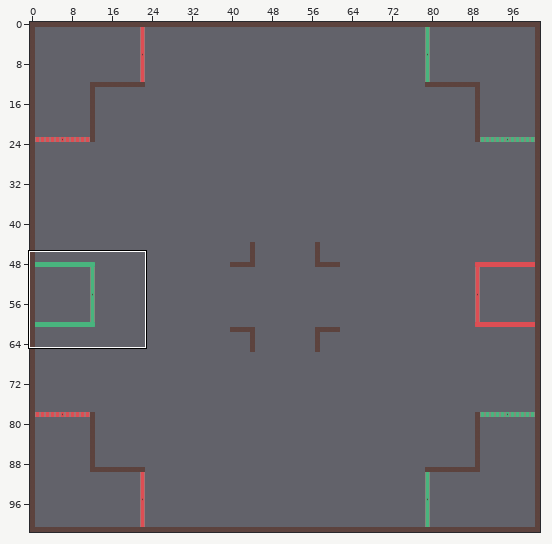
A Tiled map gets an edit: src/Game/Map/arena.tmx. Above, an overview of the earlier version with the close-up marked.
Close-up. First the earlier version:
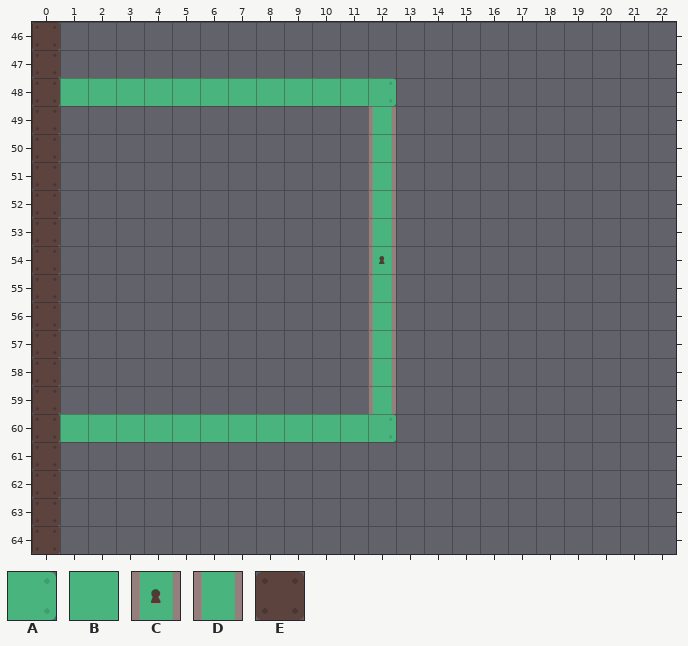
Cells are 64x64 px. Shown: x 0..22, y 46..64. The commit also changed other parts of the map, which this record leaves out.
Key: from "tilesheet_complete": A 123 "Ground", B 126 "Ground", C 152 "GreenBlock", D 174 "GreenBlock", E 192 "Ground".
_ is an empty cell.
Layer "Ground" before, first column x 0:
46 E______________________
47 E______________________
48 EBBBBBBBBBBBA__________
49 E___________D__________
50 E___________D__________
51 E___________D__________
52 E___________D__________
53 E___________D__________
54 E___________C__________
55 E___________D__________
56 E___________D__________
57 E___________D__________
58 E___________D__________
59 E___________D__________
60 EBBBBBBBBBBBA__________
61 E______________________
62 E______________________
63 E______________________
64 E______________________
The same view after the edit:
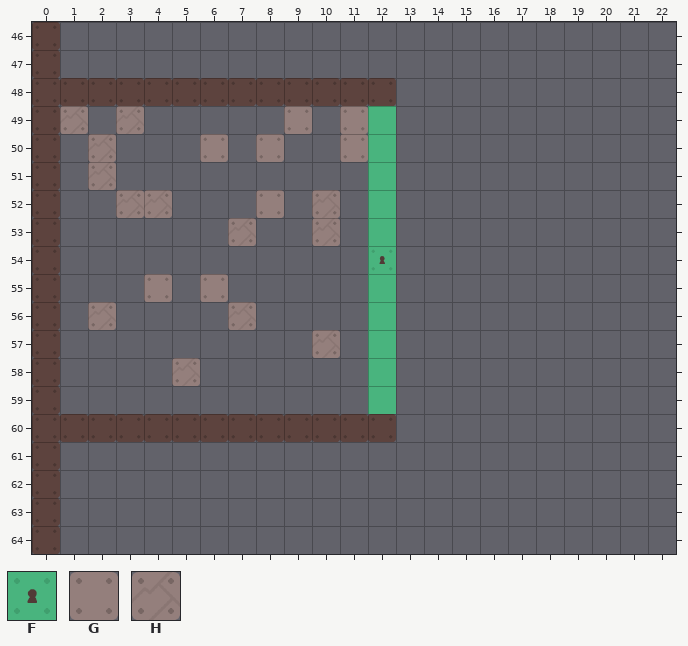
Further tiles: from "tilesheet_complete": F 127 "GreenBlock", G 193, H 215.
Changes in this commit:
Layer "Ground":
y 48: x 1..12 BBBBBBBBBBBA -> EEEEEEEEEEEE
y 49: x 1 _ -> H; x 3 _ -> H; x 9 _ -> G; x 11..12 _D -> GB
y 50: x 2 _ -> H; x 6 _ -> G; x 8 _ -> G; x 11..12 _D -> GB
y 51: x 2 _ -> H; x 12 D -> B
y 52: x 3..4 __ -> HH; x 8 _ -> G; x 10 _ -> H; x 12 D -> B
y 53: x 7 _ -> H; x 10 _ -> H; x 12 D -> B
y 54: x 12 C -> F
y 55: x 4 _ -> G; x 6 _ -> G; x 12 D -> B
y 56: x 2 _ -> H; x 7 _ -> H; x 12 D -> B
y 57: x 10 _ -> H; x 12 D -> B
y 58: x 5 _ -> H; x 12 D -> B
y 59: x 12 D -> B
y 60: x 1..12 BBBBBBBBBBBA -> EEEEEEEEEEEE
Changed places in both close-ups, as pixel boxes (x1, y1, x2, y2):
changed: (60, 78, 396, 442)
